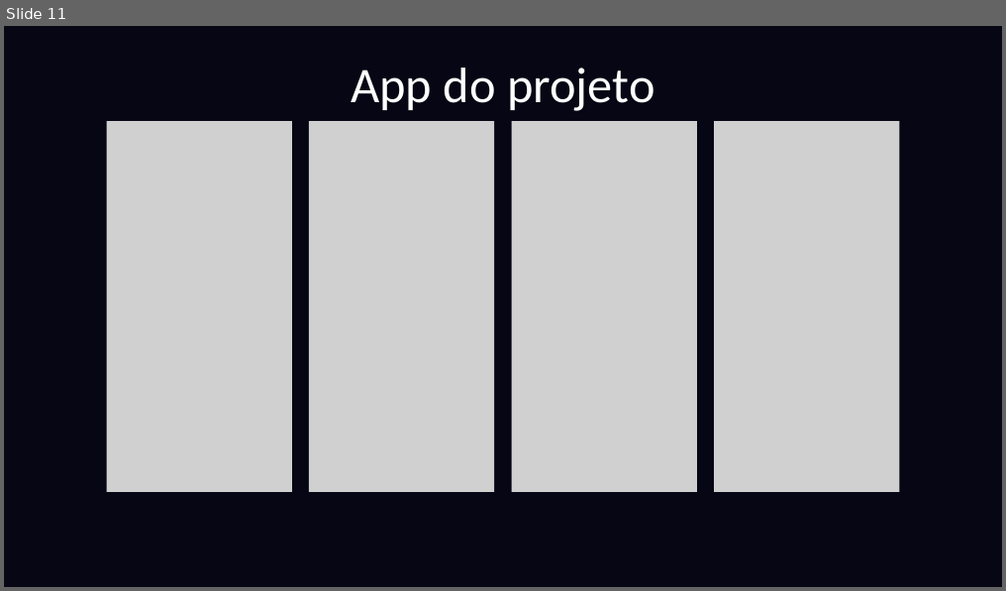
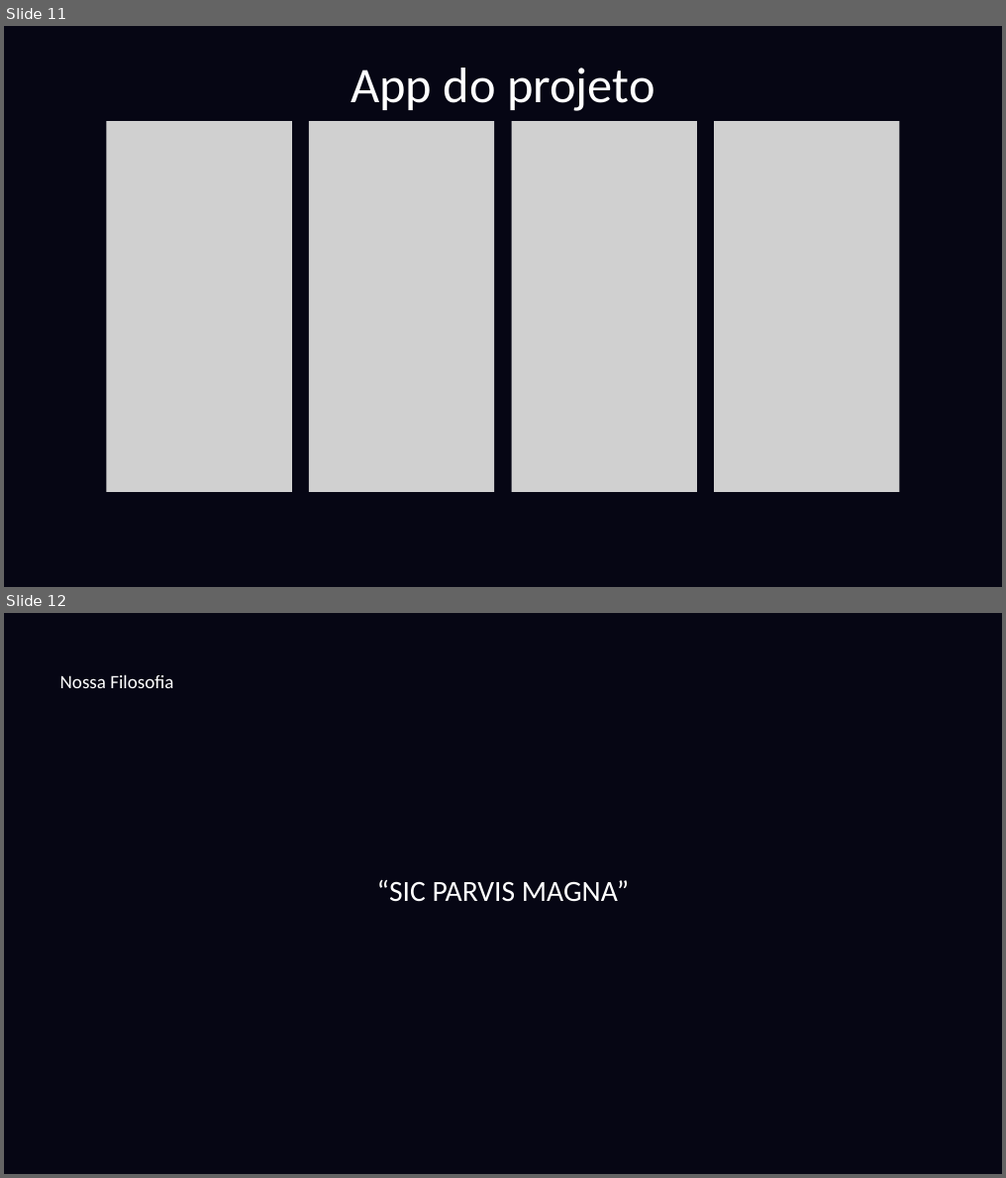
Before and after one commit to GuilhermeVeigaPedromilo/Atividade-Modal, a slide deck: Documentação/PROJETO “HOOK&MODAL”.pptx. Shown one above the other, each under a label of ours: slide 11 before the commit, slides 11 and 12 after it. The pictures are 1006x591 and 1006x1178 pixels, drawn with LibreOffice and Linux fonts; fonts in the diff are those of the drawing; grey boxes stand for pictures; background and template pictures are left out. Boxes give left, top, right and bottom in pixels: in the first picture for what was removed or moved away, otherwise in the second. Text is boxed around its words. In the diff, an @@ line names an element or a change of style, - is before the commit and + after.

```diff
--- a/Documentação/PROJETO “HOOK&MODAL”.pptx
+++ b/Documentação/PROJETO “HOOK&MODAL”.pptx
@@ slide 12 added at [4,613,1002,1174], background picture (left out) @@
@@ text added at [60,674,173,688], 27.2 pt, text #FFFFFF @@
+Nossa Filosofia
@@ text added at [377,880,629,902], 42.3 pt, text #FFFFFF @@
+“SIC PARVIS MAGNA”
```
Also in this commit, not shown: 3 slides changed, 1 slide removed, 1 other file.
